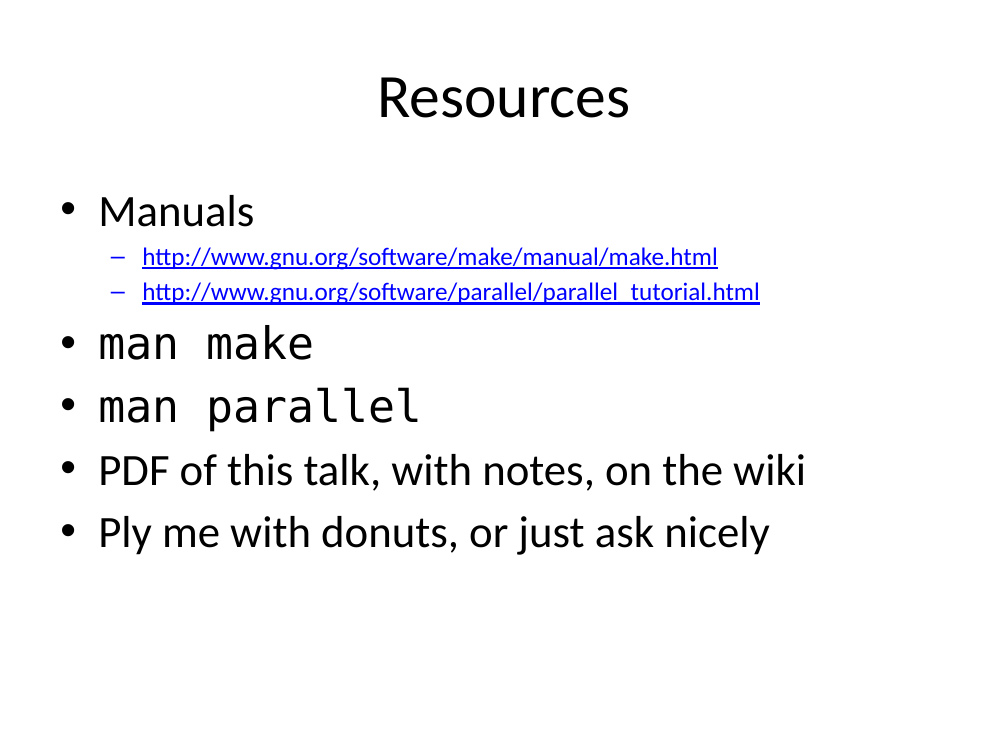
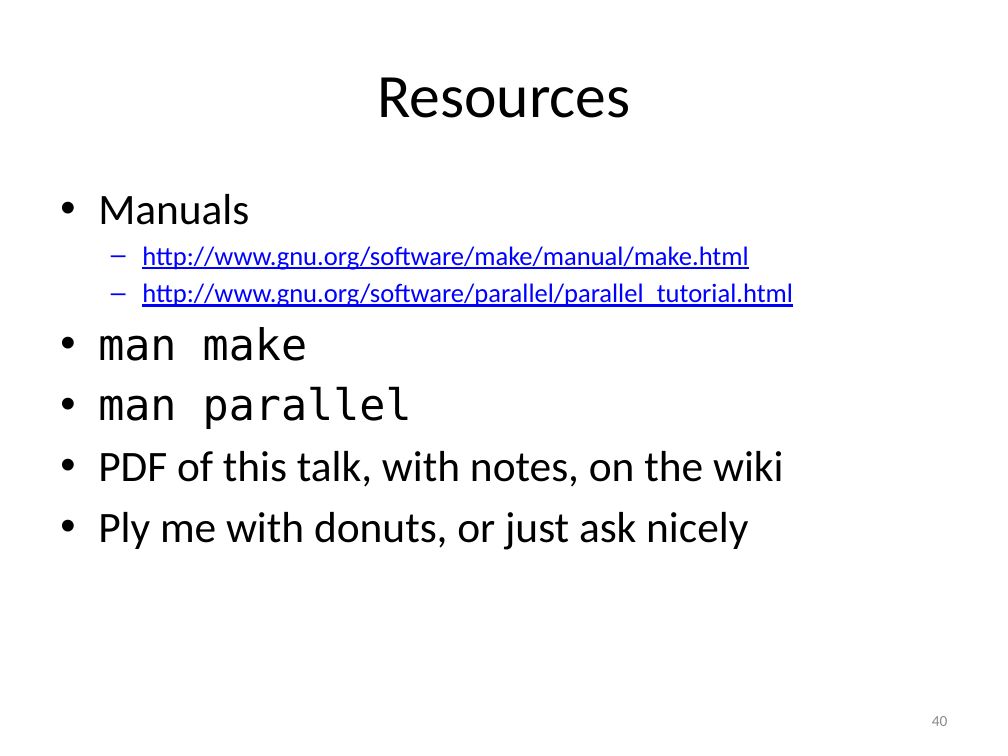
Before and after one commit to tsibley/Workflows-and-Parallel-Processing, a slide deck: slide 40 of CBG-2014-05-21.pptx. Drawn at 1008x756 pixels with LibreOffice and Linux fonts; fonts in the diff are those of the drawing. Boxes give left, top, right and bottom in pixels: in the first picture for what was removed or moved away, otherwise in the second. Text is boxed around its words. In the diff, an @@ line names an element or a change of style, - is before the commit and + after.

Commit message:
Fix mis-formatting I introduced in the last change
The font size didn't stay the same between slides on the last parallel
example, causing a jarring shift.

```diff
--- a/CBG-2014-05-21.pptx
+++ b/CBG-2014-05-21.pptx
@@ text "Manuals" at (x1=98, y1=194, x2=793, y2=550): size 32 to 31 pt in "Manuals", "man make", "man parallel", "PDF of this talk, with notes, on ..." and 1 more places; size 18 to 19 pt in "http://www.gnu.org/software/make/manual/make.html", "http://www.gnu.org/software/parallel/parallel_tutorial.html"; indent changed @@
@@ page number added at (x1=932, y1=716, x2=948, y2=726), 11 pt, text #8C8C8C @@
+40
```
Also in this commit, not shown: 43 other slides changed, 1 slide added, 1 slide removed.
